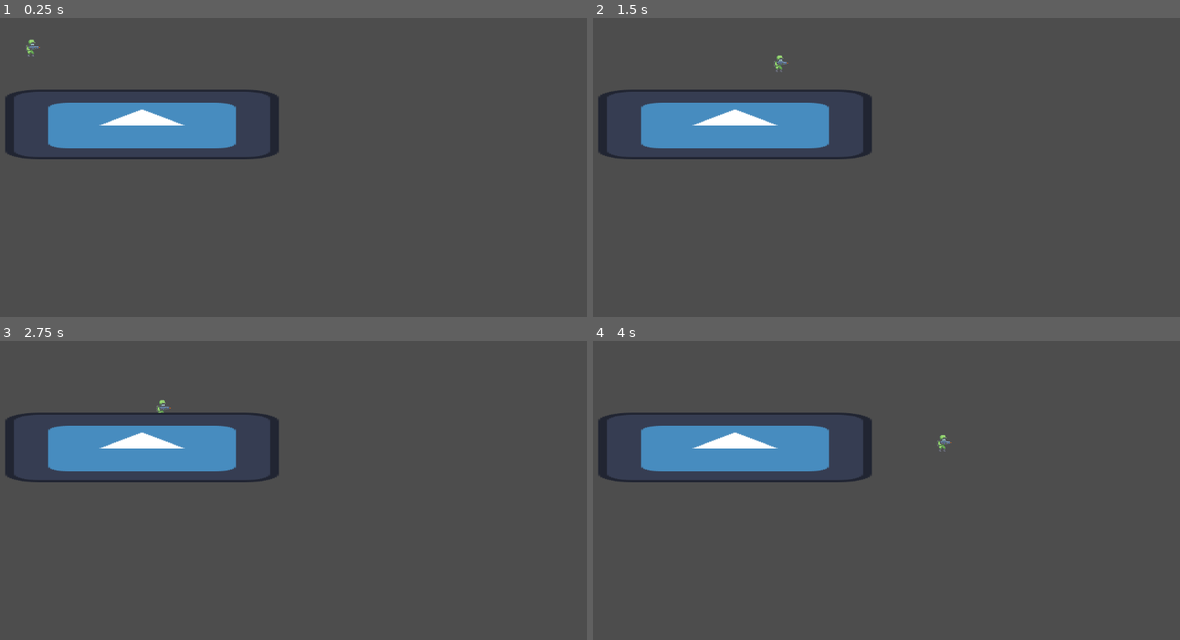
Above: before the commit, frames 1-4 (two rows, left to right).
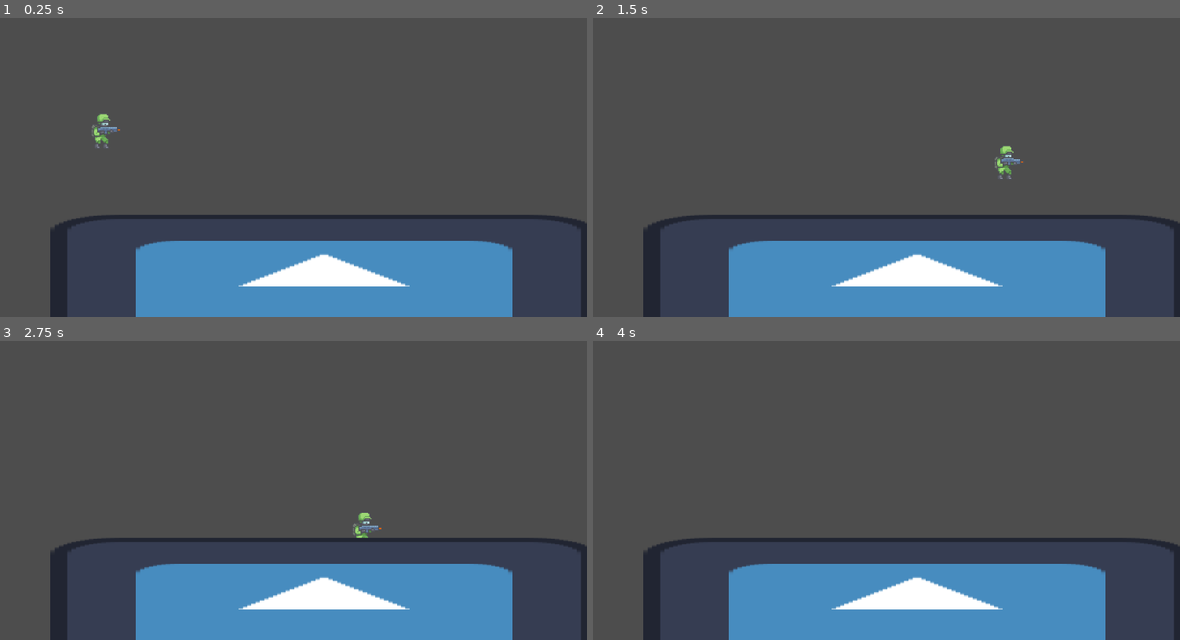
Above: after the commit, the same moments.

Repository: code-rizzard/TeamGunner
Game: Godot game, scene res://main.tscn
Same seed, same stepped clock (60 frames per second), same inputs: the game is played once before the commit and once after it. The engine's default icon, where the game draws it, is replaced by a stand-in: a white triangle on a blue panel in a dark square.
Inputs:
- Up to frame 1 (0.25 s): no input
- Up to frame 2 (1.5 s): hold D (move_right) from 0.53 s (still down); tap Space (jump) at 0.77 s
- Up to frame 3 (2.75 s): tap Space (jump) at 1.52 s; release D (move_right) at 2.03 s; hold A (move_left) from 2.03 s (still down)
- Up to frame 4 (4 s): release A (move_left) at 2.78 s; hold D (move_right) from 2.78 s (still down); tap Space (jump) at 3.02, 3.77 s

The runs differ from the first frame. In frame 1, 25% of the frame differs, in the area x 0-100%, y 7-100%; in frame 2, 25%, in the area x 0-100%, y 12-100%; in frame 3, 25%; in frame 4, 25%.

Commit message:
Added camera node

Diff:
--- a/main.tscn
+++ b/main.tscn
@@ -20,3 +20,7 @@
 
 [node name="CollisionShape2D" type="CollisionShape2D" parent="Icon/StaticBody2D"]
 shape = SubResource("RectangleShape2D_70vtv")
+
+[node name="Camera2D" type="Camera2D" parent="."]
+anchor_mode = 0
+zoom = Vector2(2, 2)
